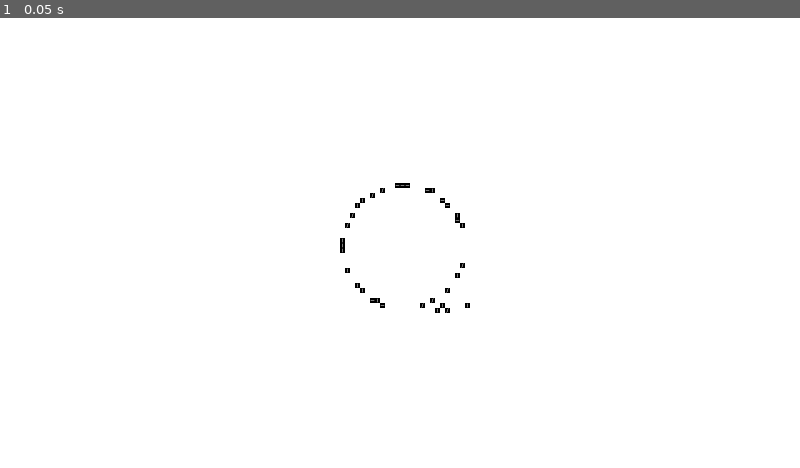
Above: before the commit, frame 1.
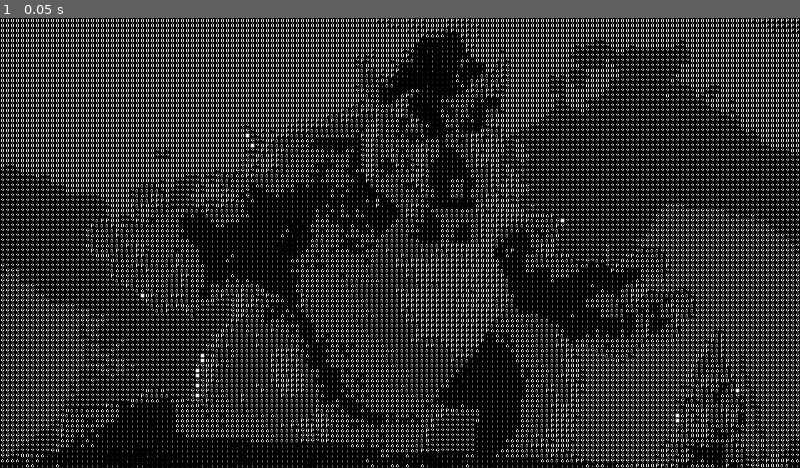
Above: after the commit, the same moment.

Repository: nuzcraft/ascii-shader
Game: Godot game, scene res://main.tscn
Same seed, same stepped clock (60 frames per second), same inputs: the game is played once before the commit and once after it.
Inputs:
- Up to frame 1 (0.05 s): no input

The runs differ from the first frame. In frame 1, 99% of the frame differs, in the area x 0-100%, y 0-100%.

Commit message:
adding some images

Diff:
--- a/ascii.gdshader
+++ b/ascii.gdshader
@@ -60,7 +60,7 @@
 	if (direction >= 0){
 		COLOR = texture(ascii_edges_tex, ascii_uv + vec2(float(direction) * 0.2 + 0.2, 0.0));
 	} else {
-		//COLOR = texture(ascii_tex, ascii_uv2 + vec2(col * (float(available_columns) / float(max_columns)), 0.0));
+		COLOR = texture(ascii_tex, ascii_uv2 + vec2(col * (float(available_columns) / float(max_columns)), 0.0));
 	}
 
 }
--- a/ascii_demo.gdshader
+++ b/ascii_demo.gdshader
@@ -28,7 +28,7 @@
 	//COLOR = color;
 
 	vec2 ascii_uv = fract(SCREEN_UV / SCREEN_PIXEL_SIZE / ascii_size);
-	ascii_uv.x = (1.0 - ascii_uv.x) / float(max_columns);
+	ascii_uv.x = ascii_uv.x / float(max_columns);
 	float col = floor(dot(color.rgb, MONOCHROME_SCALE) * float(available_columns)) / float(available_columns);
 
 	COLOR = texture(ascii_tex, ascii_uv + vec2(col * (float(available_columns) / float(max_columns)), 0.0));
--- a/main.tscn
+++ b/main.tscn
@@ -30,7 +30,7 @@
 [sub_resource type="ShaderMaterial" id="ShaderMaterial_eqayo"]
 shader = ExtResource("6_3jwfe")
 shader_parameter/ascii_size = Vector2(8, 8)
-shader_parameter/thresholding = false
+shader_parameter/thresholding = true
 shader_parameter/threshold = 0.3
 shader_parameter/ascii_tex = ExtResource("7_6m74x")
 
@@ -112,6 +112,7 @@
 texture = ExtResource("2_gprje")
 
 [node name="White" type="ColorRect" parent="Control/SubViewportContainer/SubViewport"]
+visible = false
 anchors_preset = 15
 anchor_right = 1.0
 anchor_bottom = 1.0
@@ -136,6 +137,7 @@
 stretch_mode = 5
 
 [node name="DOGLayer" type="CanvasLayer" parent="Control"]
+visible = false
 
 [node name="DOGShader" type="ColorRect" parent="Control/DOGLayer"]
 material = SubResource("ShaderMaterial_4s04h")
@@ -146,6 +148,7 @@
 grow_vertical = 2
 
 [node name="SobelLayer" type="CanvasLayer" parent="Control"]
+visible = false
 
 [node name="SobelShader" type="ColorRect" parent="Control/SobelLayer"]
 material = SubResource("ShaderMaterial_1bv1h")
@@ -167,7 +170,6 @@
 grow_vertical = 2
 
 [node name="DemoAsciiLayer" type="CanvasLayer" parent="Control"]
-visible = false
 
 [node name="DemoAsciiShader" type="ColorRect" parent="Control/DemoAsciiLayer"]
 material = SubResource("ShaderMaterial_vxch8")
@@ -187,6 +189,7 @@
 grow_vertical = 2
 
 [node name="CombinedLayer" type="CanvasLayer" parent="Control"]
+visible = false
 
 [node name="AsciiShader" type="ColorRect" parent="Control/CombinedLayer"]
 material = SubResource("ShaderMaterial_o63uj")
Binary file added: screenshots/ascii_combined_01.png
Binary file added: screenshots/ascii_edges_01.png
Binary file added: screenshots/ascii_only_01.png
Binary file added: screenshots/sobel_01.png
